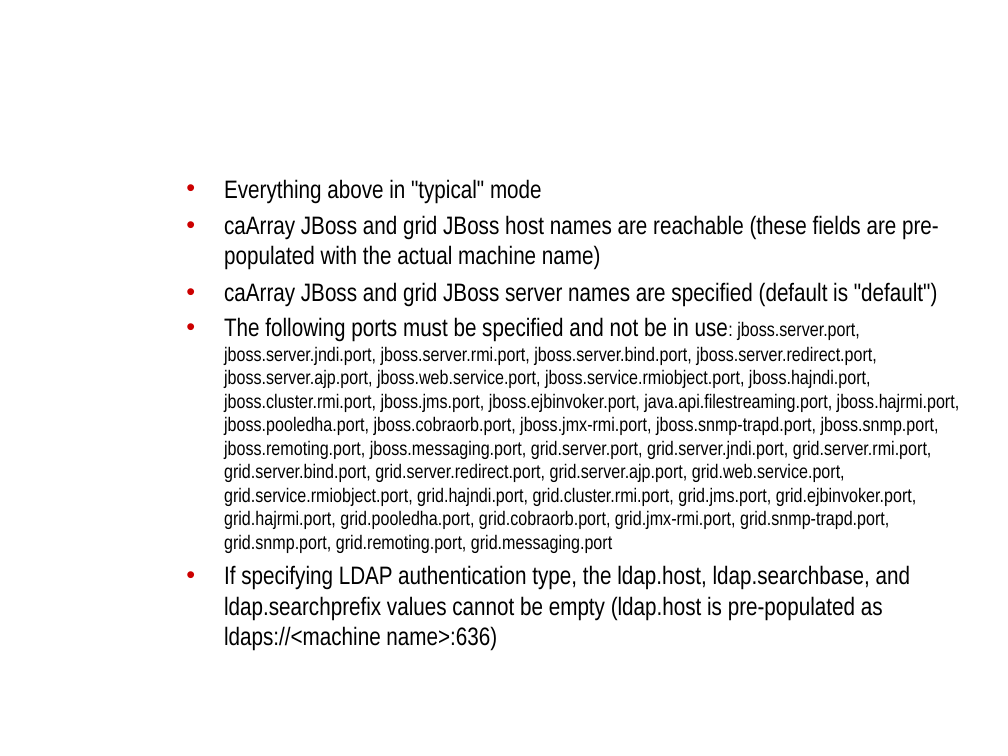
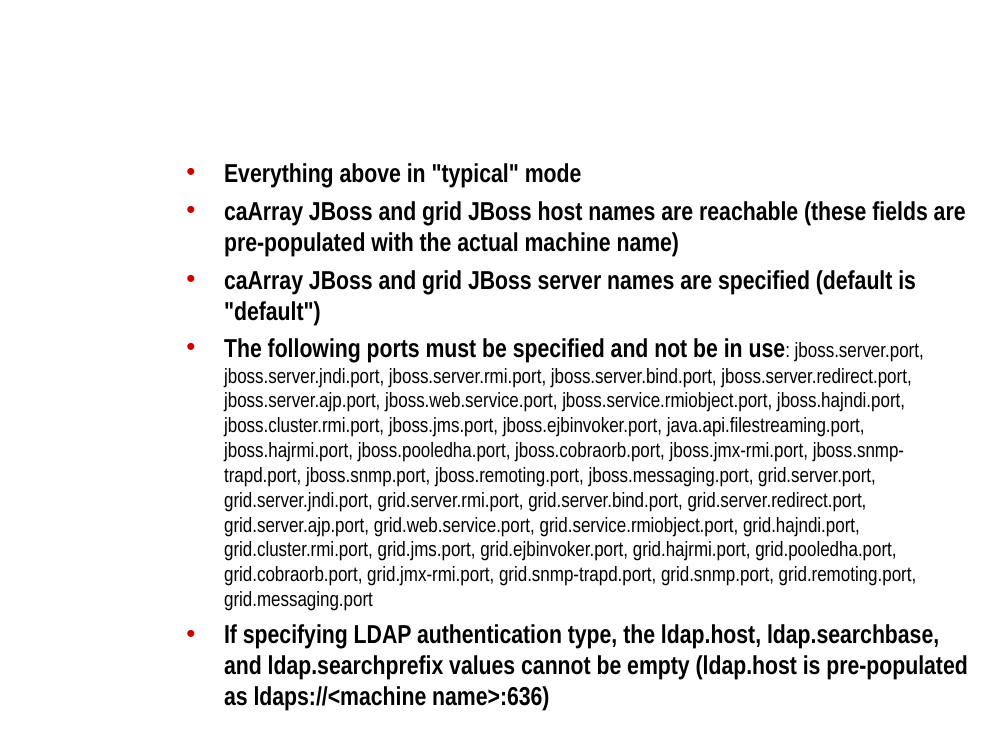
Before and after one commit to NCIP/caarray-docs, a slide deck: slide 6 of project_management/open_meetings/CDL Meeting 2009.09.25.ppt. Drawn at 1008x756 pixels with LibreOffice and Linux fonts; fonts in the diff are those of the drawing; background and template pictures are left out. Boxes give left, top, right and bottom in pixels: in the first picture for what was removed or moved away, otherwise in the second. Text is boxed around its words. In the diff, an @@ line names an element or a change of style, - is before the commit and + after.

Commit message:
Minor formatting changes.

```diff
--- a/project_management/open_meetings/CDL Meeting 2009.09.25.ppt
+++ b/project_management/open_meetings/CDL Meeting 2009.09.25.ppt
@@ text "Everything above in "typical" mode" moved from (x1=224, y1=179, x2=960, y2=651) to (x1=224, y1=163, x2=967, y2=711) @@
@@ text "Everything above in "typical" mode" at (x1=224, y1=163, x2=967, y2=711): size 18 to 18.5 pt, bold on in "Everything above in "typical" mode", "caArray JBoss and grid JBoss host names ...", "caArray JBoss and grid JBoss server names ...", "The following ports must be specified and ..." and 1 more places; size 14 to 14.8 pt in "use: jboss.server.port, jboss.server.jndi.port, jboss.server ..." @@
```
Also in this commit, not shown: 4 other slides changed.
